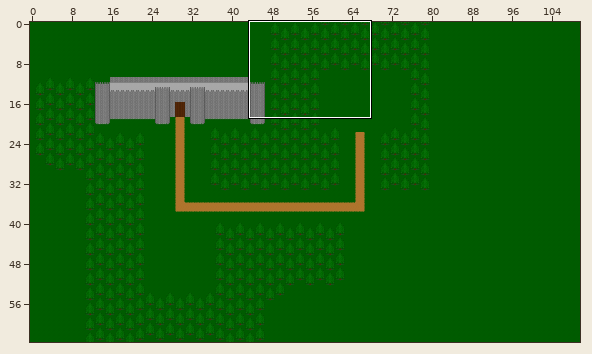
Tiled map, stored at Demo/bin/Windows/x86/Debug/Content/maps/testMap.tmx. Above: a wide view before the commit, with the close-up outlined.
Close-up. The starting point:
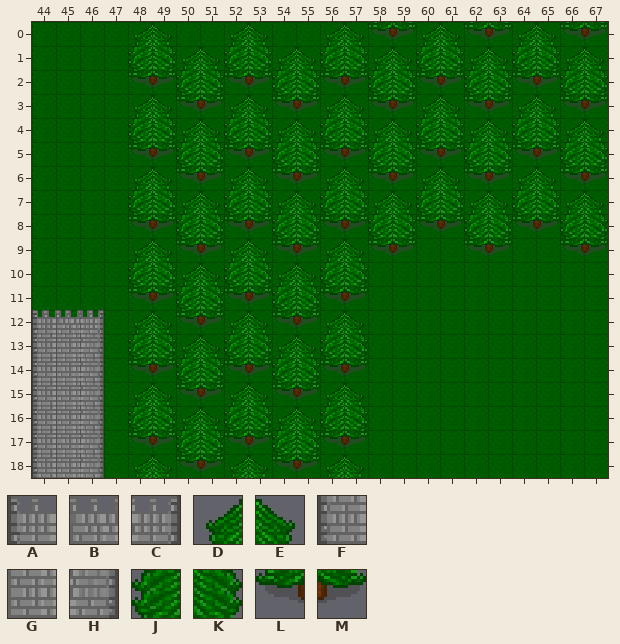
Cells are 16x16 px. Shown: x 44..67, y 0..18. The commit also changed other parts of the map, which this record leaves out. The old version is drawn lined up with the new one.
Key: from "tileset_1": A 7, B 8, C 9, D 16, E 17, F 23, G 24, H 25, J 32, K 33, L 48, M 49.
_ is an empty cell.
Layers that did not change in this view are not listed.
Layer "Tile Layer 2" before, first column x 44:
 0 ____DE__DE__DELMDELMDELM
 1 ____JKDEJKDEJKDEJKDEJKDE
 2 ____LMJKLMJKLMJKLMJKLMJK
 3 ____DELMDELMDELMDELMDELM
 4 ____JKDEJKDEJKDEJKDEJKDE
 5 ____LMJKLMJKLMJKLMJKLMJK
 6 ____DELMDELMDELMDELMDELM
 7 ____JKDEJKDEJKDEJKDEJKDE
 8 ____LMJKLMJKLMJKLMJKLMJK
 9 ____DELMDELMDELM__LM__LM
10 ____JKDEJKDEJK__________
11 ____LMJKLMJKLM__________
12 ABC_DELMDELMDE__________
13 FGH_JKDEJKDEJK__________
14 FGH_LMJKLMJKLM__________
15 FGH_DELMDELMDE__________
16 FGH_JKDEJKDEJK__________
17 FGH_LMJKLMJKLM__________
18 FGH_DELMDELMDE__________
The result:
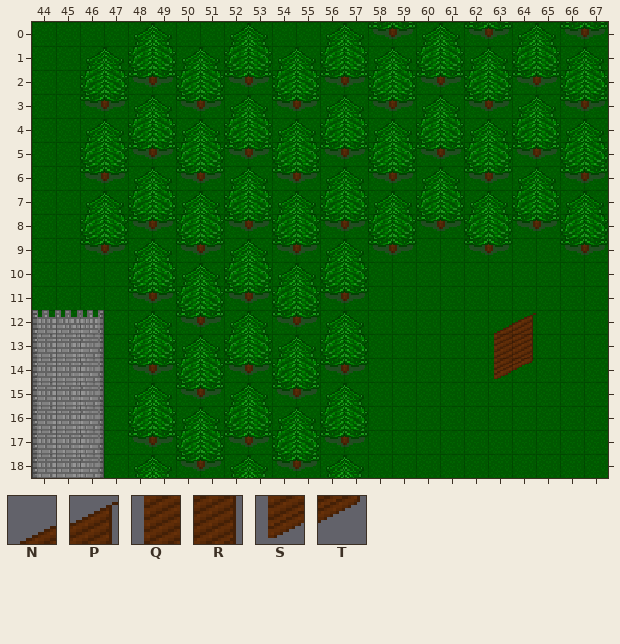
Further tiles: from "tileset_1": N 18, P 19, Q 34, R 35, S 50, T 51.
Difference:
map size 250x250 -> 100x100 cells
Layer "Tile Layer 2":
y 1: x 46..47 __ -> DE
y 2: x 46..47 __ -> JK
y 3: x 46..47 __ -> LM
y 4: x 46..47 __ -> DE
y 5: x 46..47 __ -> JK
y 6: x 46..47 __ -> LM
y 7: x 46..47 __ -> DE
y 8: x 46..47 __ -> JK
y 9: x 46..47 __ -> LM
y 12: x 63..64 __ -> NP
y 13: x 63..64 __ -> QR
y 14: x 63..64 __ -> ST
Changed places in both close-ups, as pixel boxes (x1, y1, x2, y2):
added: (80, 47, 128, 255)
added: (494, 313, 536, 379)
